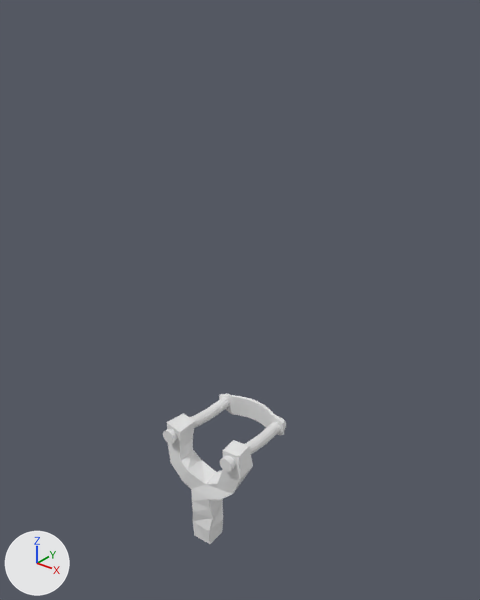
A saved change to the Blender file No Homework!/Assets/Assets/Characters/Students/Slingshot/slingshootv4.blend.
One viewpoint serves both versions: a 50 mm camera at (4.78, -5.25, 7.02) aimed at (0.3, 0.34, 3.55). Arrows for +X, +Y and +Z are at lower left; the lights stay in place.
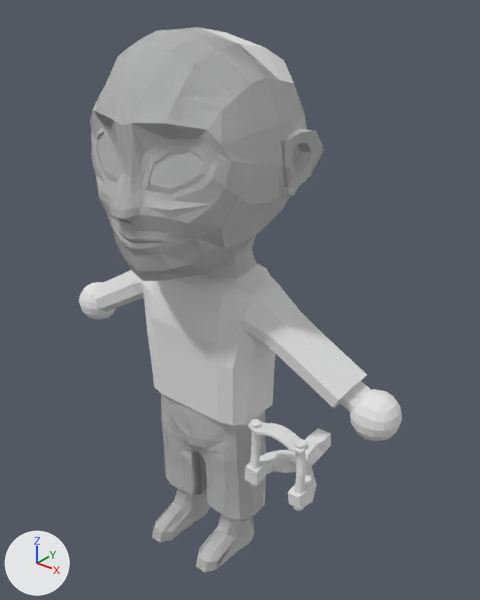
Edits to the scene script, one JSON object a line:
```json
{"op": "remove", "block": "ob_cube_061", "code": "ob_cube_061.hide_set(True)  # its collection is switched off"}
{"op": "set", "path": "ob_cube_061.location", "old": "(0.0, 0.0, 0.0)", "new": "(0.04, 0.11, 3.07)"}
{"op": "set", "path": "ob_cube_061.scale", "old": "(1.0, 1.0, 1.0)", "new": "(0.805, 0.488, 0.805)"}
{"op": "set", "path": "ob_cube_004.location", "old": "(0.0, 0.0, 0.0)", "new": "(1.39, 0.6, 1.85)"}
{"op": "set", "path": "ob_cube_004.rotation_euler", "old": "(0.0, 0.0, 3.142)", "new": "(-1.616, 0.0, 3.142)", "note": "degrees (0, 0, 180) -> degrees (-93, 0, 180)"}
{"op": "set", "path": "ob_cube_004.scale", "old": "(0.154, 0.154, 0.154)", "new": "(0.1, 0.1, 0.1)"}
```

Boxes [x1, y1, x2, y2] around the edits, measured in the pictures (480 x 600 px):
```json
{"object": "Cube.061", "change": "shown", "after": [79, 27, 402, 572]}
{"object": "Cube.004", "change": "moved, turned, rescaled", "before": [163, 393, 286, 544], "after": [245, 419, 331, 511]}
```
